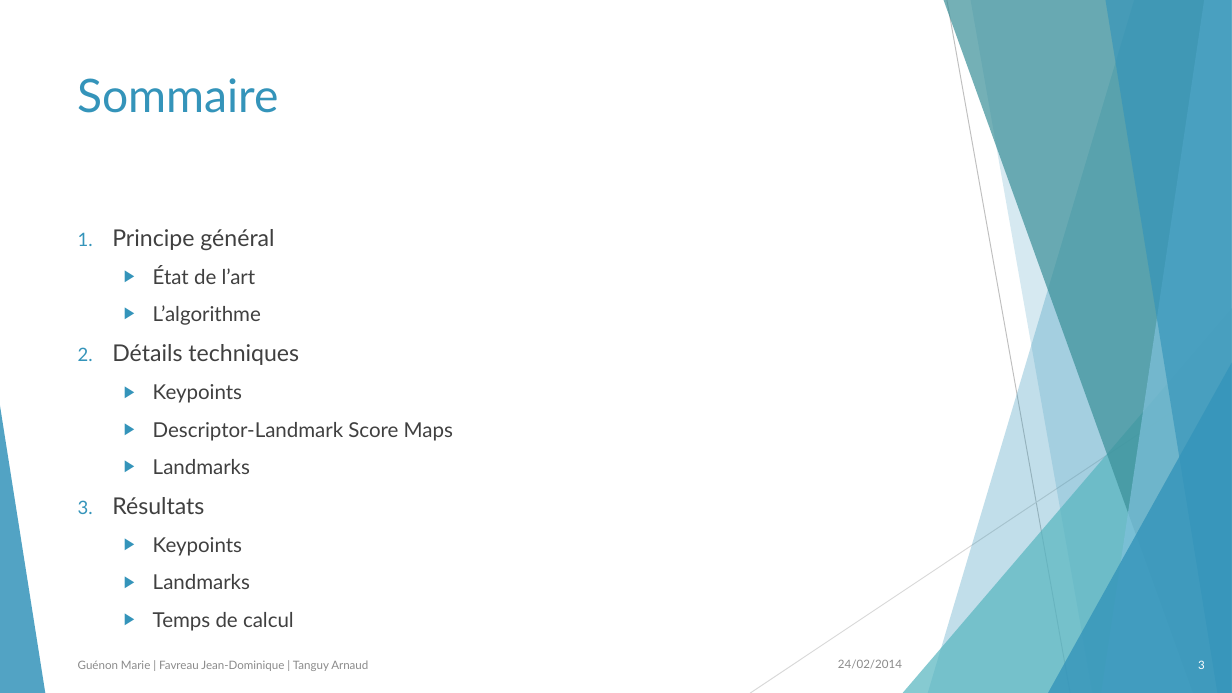
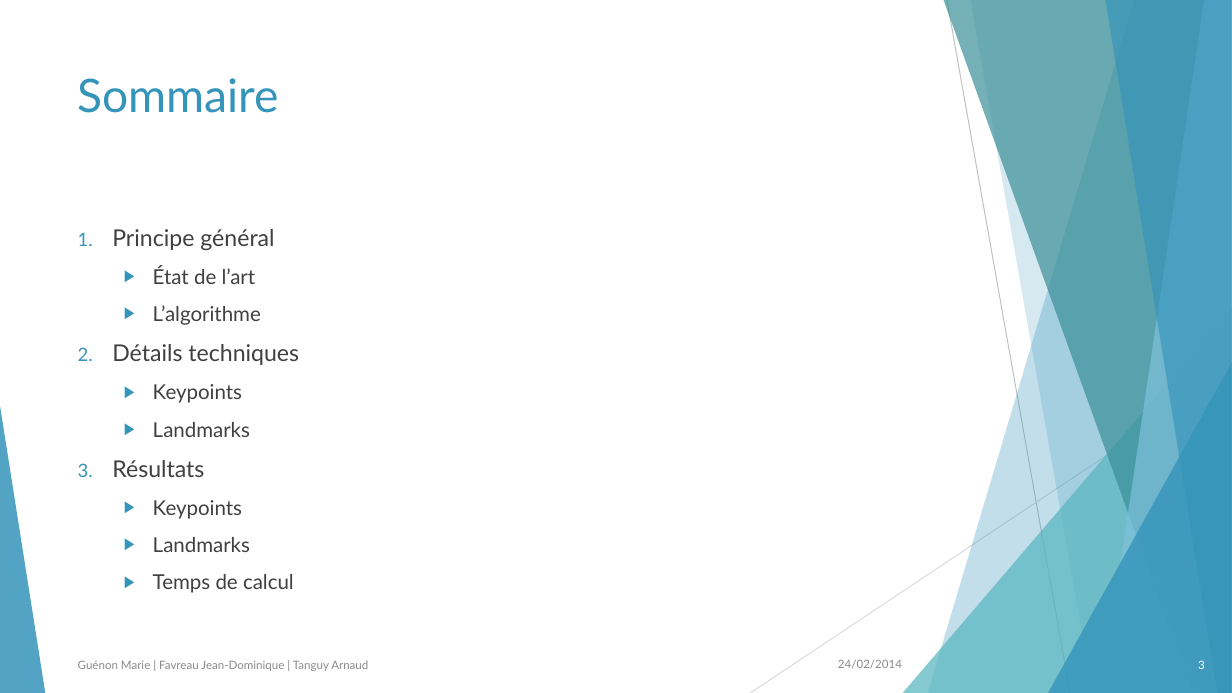
Before and after one commit to allaeia/indexation_image, a slide deck: slide 3 of article.pptx. Drawn at 1232x693 pixels with LibreOffice and Linux fonts; fonts in the diff are those of the drawing. Boxes give left, top, right and bottom in pixels: in the first picture for what was removed or moved away, otherwise in the second. Text is boxed around its words. In the diff, an @@ line names an element or a change of style, - is before the commit and + after.

```diff
--- a/article.pptx
+++ b/article.pptx
@@ text at (x1=153, y1=422, x2=453, y2=441): paragraph removed @@
-  ▶ Descriptor-Landmark Score Maps
```
Also in this commit, not shown: 1 other slide changed, 11 slides added.
